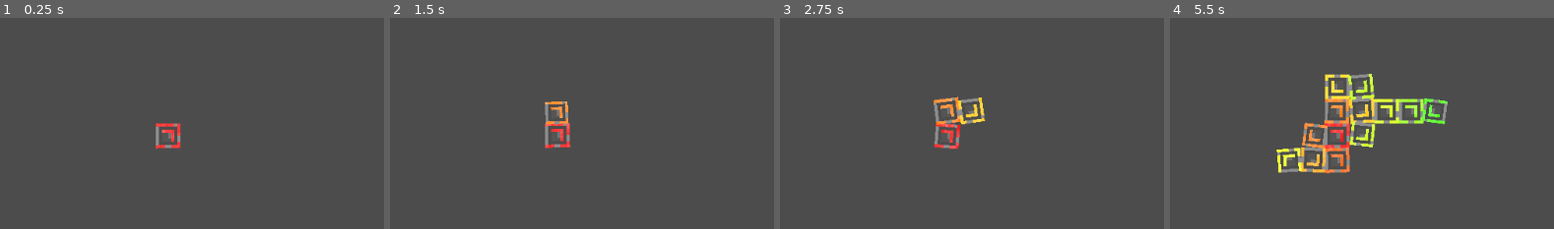
Above: before the commit, frames 1-4 (left to right).
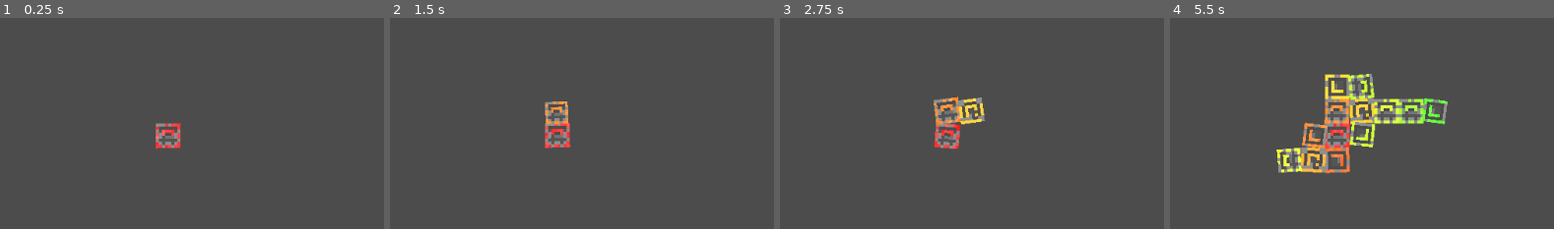
Above: after the commit, the same moments.

Repository: HoneyPony/your-attempt-to-avoid-certain-doom-at-the-hands-of-exponential-ish-growth-a-tower-defense-game
Game: Godot game, scene res://Game.tscn
The game is run twice, just before and just after one commit, with the same random seed, the same clock (stepped at 60 frames per second) and the same inputs.
Inputs:
- Up to frame 1 (0.25 s): no input
- Up to frame 2 (1.5 s): no input
- Up to frame 3 (2.75 s): no input
- Up to frame 4 (5.5 s): no input

The runs differ from the first frame. In frame 1, 0.4% of the frame differs, in the area x 40-48%, y 49-62%; in frame 2, 0.7%; in frame 3, 1.1%; in frame 4, 2.9%, in the area x 27-67%, y 26-74%.

Commit message:
Add some extra overlay options (maybe more later)

Diff:
--- a/virus/Virus.gd
+++ b/virus/Virus.gd
@@ -26,6 +26,9 @@
 
 	var overlay_rot_options = [0, TAU/4, TAU/2, 0.75 * TAU]
 	$Overlay.rotation = overlay_rot_options[randi() % 4]
+
+	# Give the overlay a random appearance
+	$Overlay.frame = randi() % $Overlay.hframes
 
 func destroy():
 	parent_vc.free_coord(coord)
--- a/virus/Virus.tscn
+++ b/virus/Virus.tscn
@@ -2,7 +2,7 @@
 
 [ext_resource path="res://virus/virus.png" type="Texture" id=1]
 [ext_resource path="res://virus/Virus.gd" type="Script" id=2]
-[ext_resource path="res://virus/virus_overlay1.png" type="Texture" id=3]
+[ext_resource path="res://virus/virus_overlay_sheet.png" type="Texture" id=3]
 [ext_resource path="res://BasicGoodPixelart.tres" type="Material" id=4]
 
 [sub_resource type="Shader" id=1]
@@ -91,3 +91,4 @@
 material = ExtResource( 4 )
 scale = Vector2( 4, 4 )
 texture = ExtResource( 3 )
+hframes = 3
Binary file changed: virus/virus.aseprite
Binary file added: virus/virus_overlay_sheet.png
Not shown, added: virus/virus_overlay_sheet.png.import
